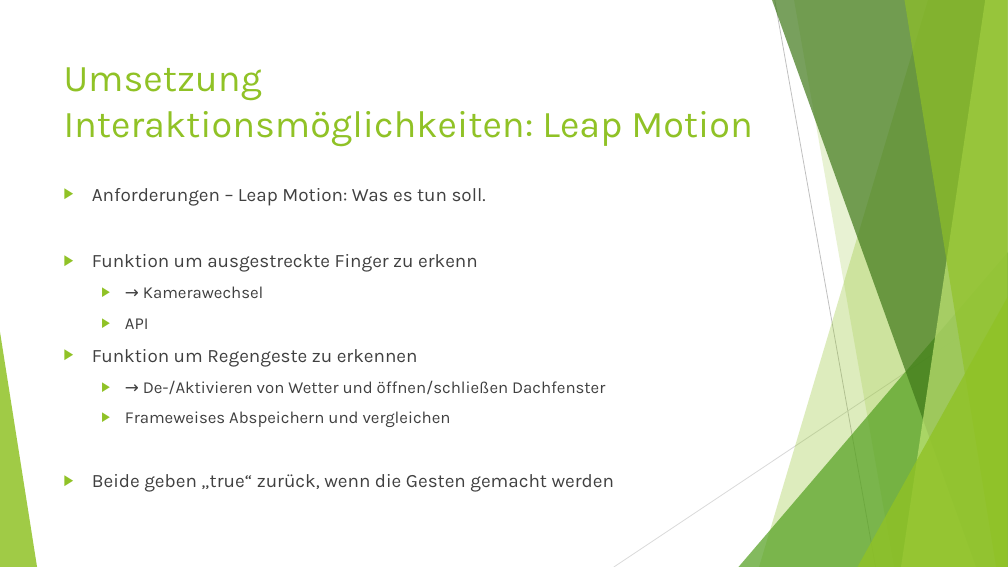
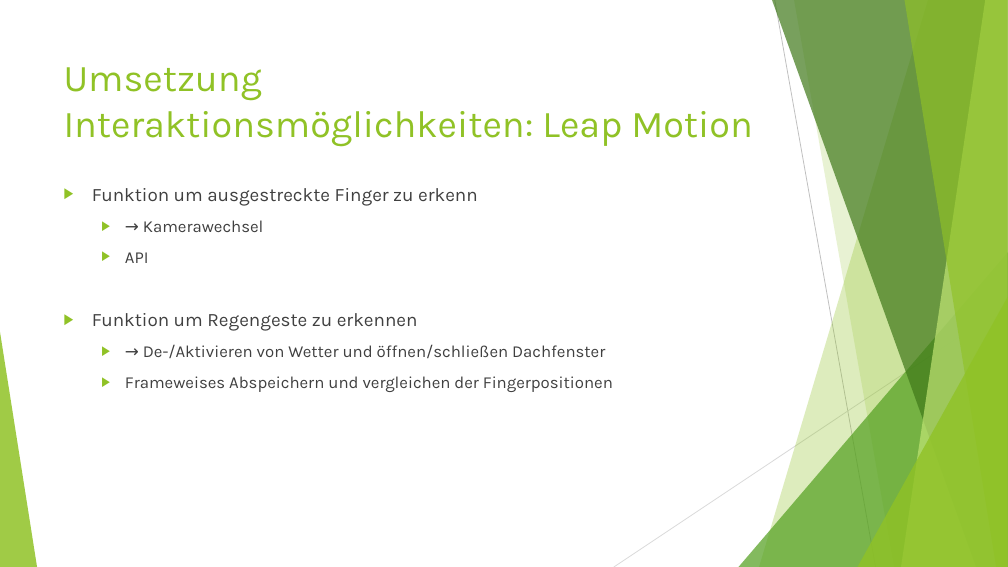
Before and after one commit to NotoriousRonin/EMM-Project, a slide deck: slide 12 of Praesi.pptx (slide 11 before the commit). Drawn at 1008x567 pixels with LibreOffice and Linux fonts; fonts in the diff are those of the drawing. Boxes give left, top, right and bottom in pixels: in the first picture for what was removed or moved away, otherwise in the second. Text is boxed around its words. In the diff, an @@ line names an element or a change of style, - is before the commit and + after.

```diff
--- a/Praesi.pptx
+++ b/Praesi.pptx
@@ text at (92,188,486,206): paragraph removed @@
-▶ Anforderungen – Leap Motion: Was es tun soll.
@@ text at (125,376,613,392): text changed; size 18 to 16 pt @@
-  ▶ Frameweises Abspeichern und vergleichen
-▶ Beide geben „true“ zurück, wenn die Gesten gemacht werden
+  ▶ Frameweises Abspeichern und vergleichen der Fingerpositionen
```
Also in this commit, not shown: 6 other slides changed, 2 slides added, 1 slide removed.
